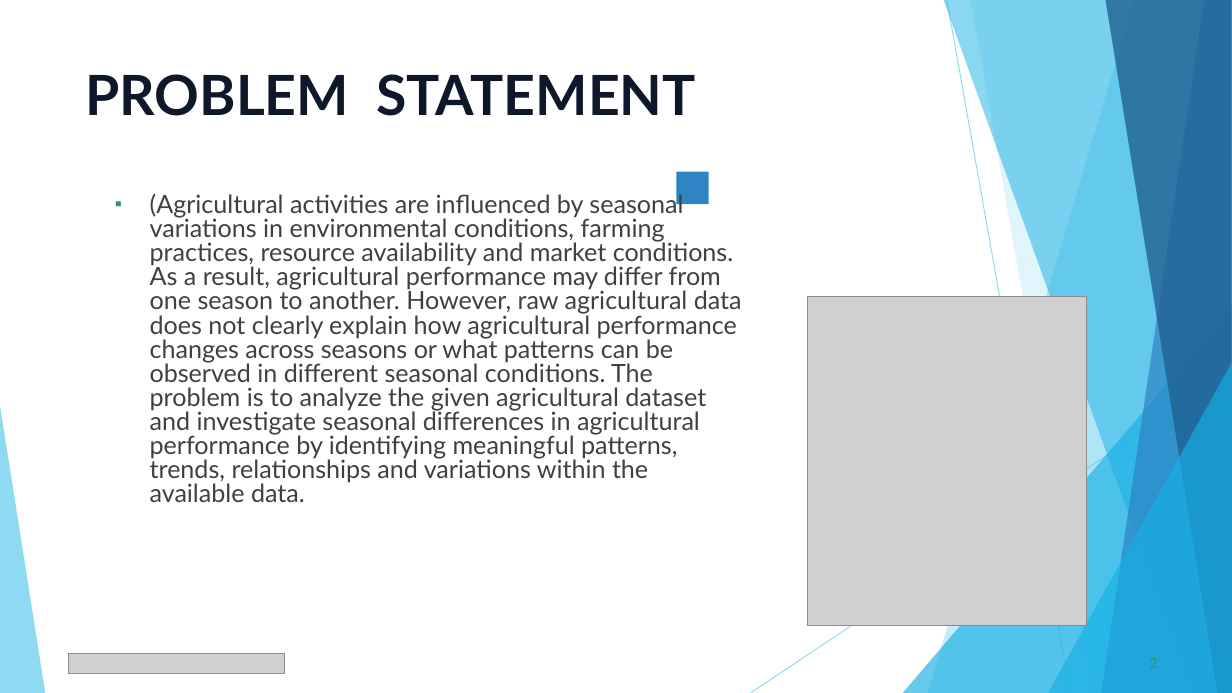
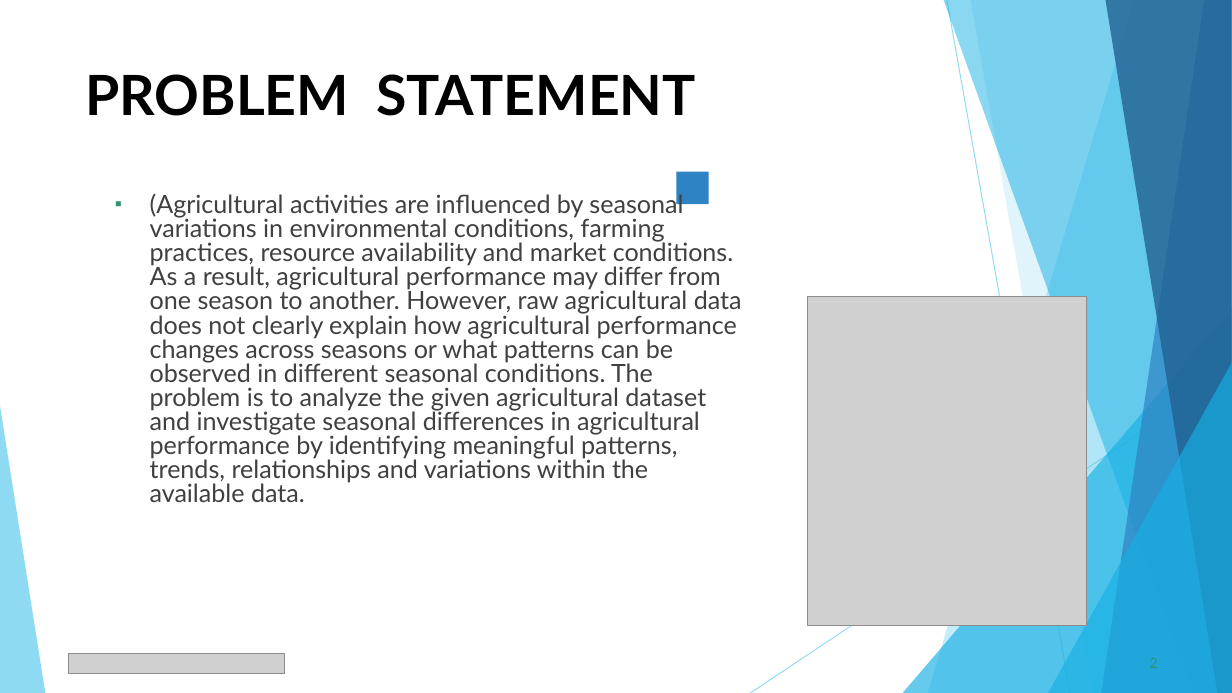
Before and after one commit to raghavparoli07-art/seasonal-agriculture-performance-analysis, a slide deck: slide 2 of presentation/Seasonal_Agriculture_Performance_Analysis.pptx. Drawn at 1232x693 pixels with LibreOffice and Linux fonts; fonts in the diff are those of the drawing; grey boxes stand for pictures. Boxes give left, top, right and bottom in pixels: in the first picture for what was removed or moved away, otherwise in the second. Text is boxed around its words. In the diff, an @@ line names an element or a change of style, - is before the commit and + after.

```diff
--- a/presentation/Seasonal_Agriculture_Performance_Analysis.pptx
+++ b/presentation/Seasonal_Agriculture_Performance_Analysis.pptx
@@ title "PROBLEM STATEMENT" at [85, 74, 696, 116]: text colour #0F172A to #000000 @@
```
Also in this commit, not shown: 10 other slides changed, 3 slides added, 3 slides removed.
